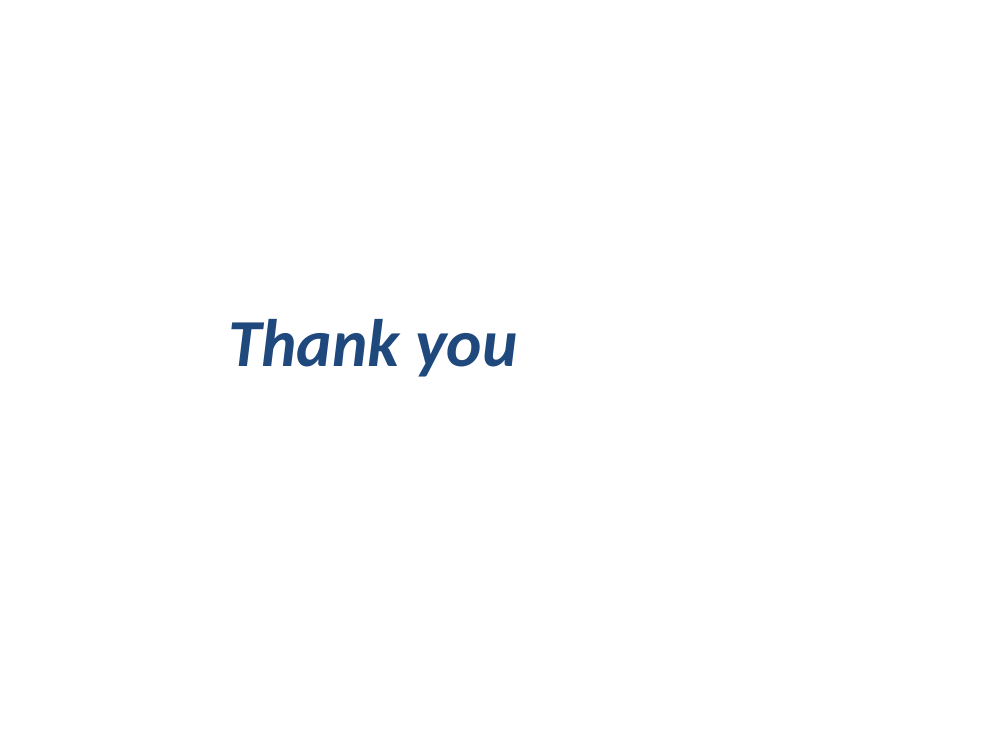
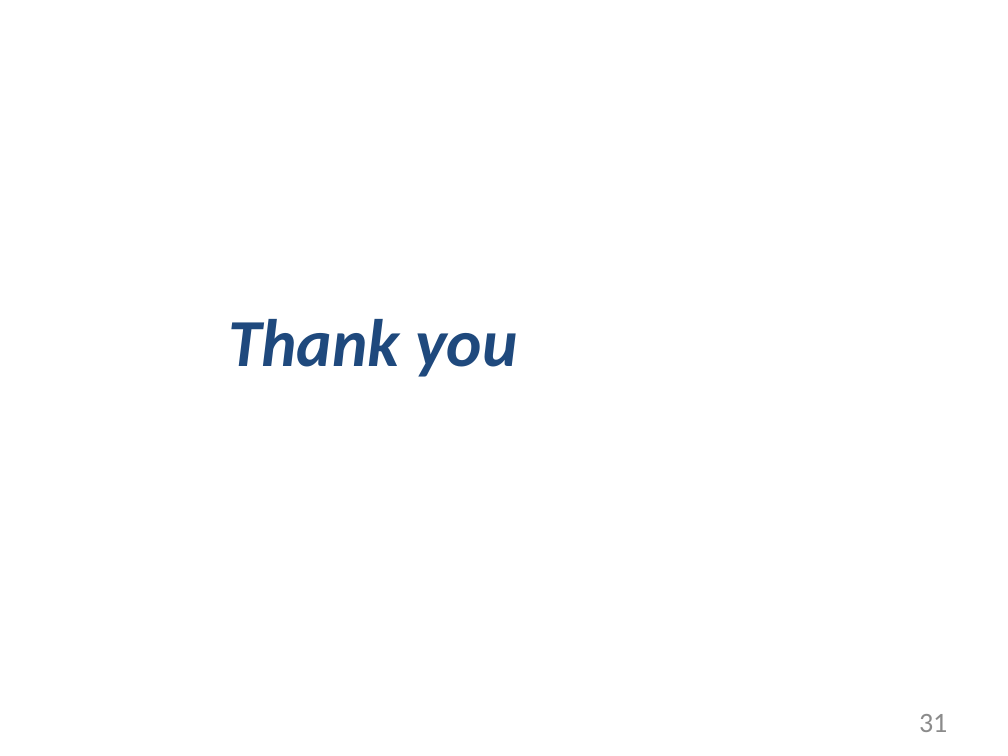
Before and after one commit to TrinhVanHieu/DoAn2018_EVDict, a slide deck: slide 31 of BaoCaoEVDict/Slide/BaoCao.pptx (slide 22 before the commit). Drawn at 1008x756 pixels with LibreOffice and Linux fonts; fonts in the diff are those of the drawing; background and template pictures are left out. Boxes give left, top, right and bottom in pixels: in the first picture for what was removed or moved away, otherwise in the second. Text is boxed around its words. In the diff, an @@ line names an element or a change of style, - is before the commit and + after.

```diff
--- a/BaoCaoEVDict/Slide/BaoCao.pptx
+++ b/BaoCaoEVDict/Slide/BaoCao.pptx
@@ page number added at bbox=[919, 714, 947, 732], 20 pt, text #8C8C8C @@
+31
```
Also in this commit, not shown: 20 other slides changed, 10 slides added, 1 slide removed, 19 other files.
